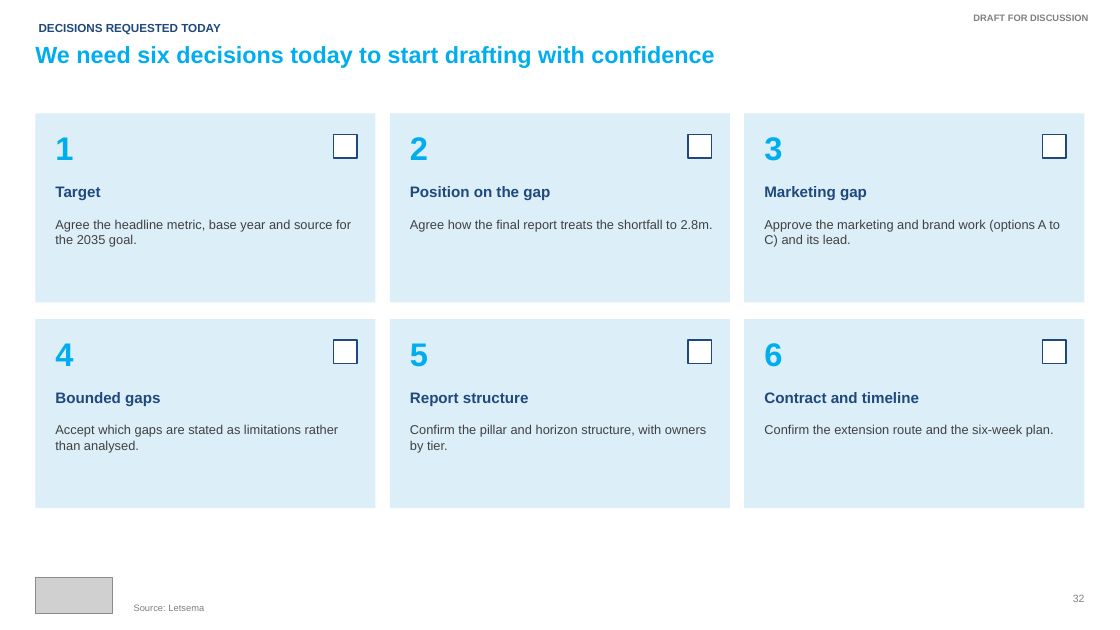
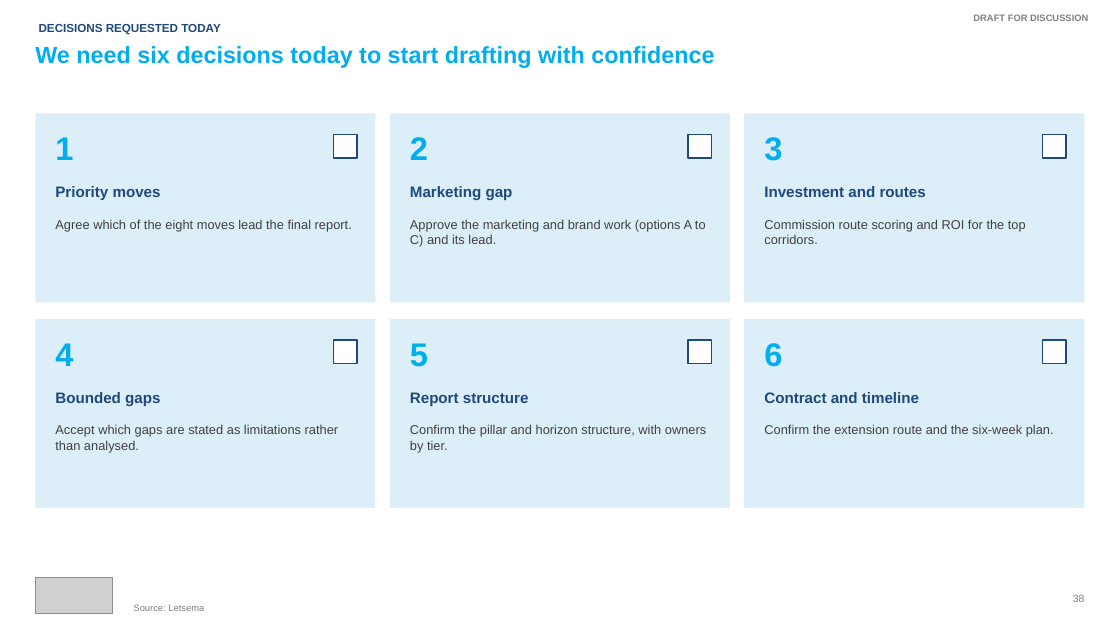
Before and after one commit to Adamastor-ZA/Letsema, a slide deck: slide 38 of deliverables/Wesgro_Unlocking_Tourism_Summary_of_Findings_DRAFT_Oct2026.pptx (slide 32 before the commit). Drawn at 1120x630 pixels with LibreOffice and Linux fonts; fonts in the diff are those of the drawing; grey boxes stand for pictures. Boxes give left, top, right and bottom in pixels: in the first picture for what was removed or moved away, otherwise in the second. Text is boxed around its words. In the diff, an @@ line names an element or a change of style, - is before the commit and + after.

```diff
--- a/deliverables/Wesgro_Unlocking_Tourism_Summary_of_Findings_DRAFT_Oct2026.pptx
+++ b/deliverables/Wesgro_Unlocking_Tourism_Summary_of_Findings_DRAFT_Oct2026.pptx
@@ text at [55, 186, 161, 200]: text changed @@
-Target
+Priority moves
@@ text at [410, 186, 513, 200]: text changed @@
-Position on the gap
+Marketing gap
@@ text at [764, 186, 926, 197]: text changed @@
-Marketing gap
+Investment and routes
@@ text at [55, 219, 352, 231]: text changed @@
-Agree the headline metric, base year and source for the 2035 goal.
+Agree which of the eight moves lead the final report.
@@ text at [410, 219, 706, 247]: text changed @@
-Agree how the final report treats the shortfall to 2.8m.
+Approve the marketing and brand work (options A to C) and its lead.
@@ text at [764, 219, 1026, 244]: text changed @@
-Approve the marketing and brand work (options A to C) and its lead.
+Commission route scoring and ROI for the top corridors.
```
Also in this commit, not shown: 29 other slides changed, 12 slides added, 5 slides removed.
